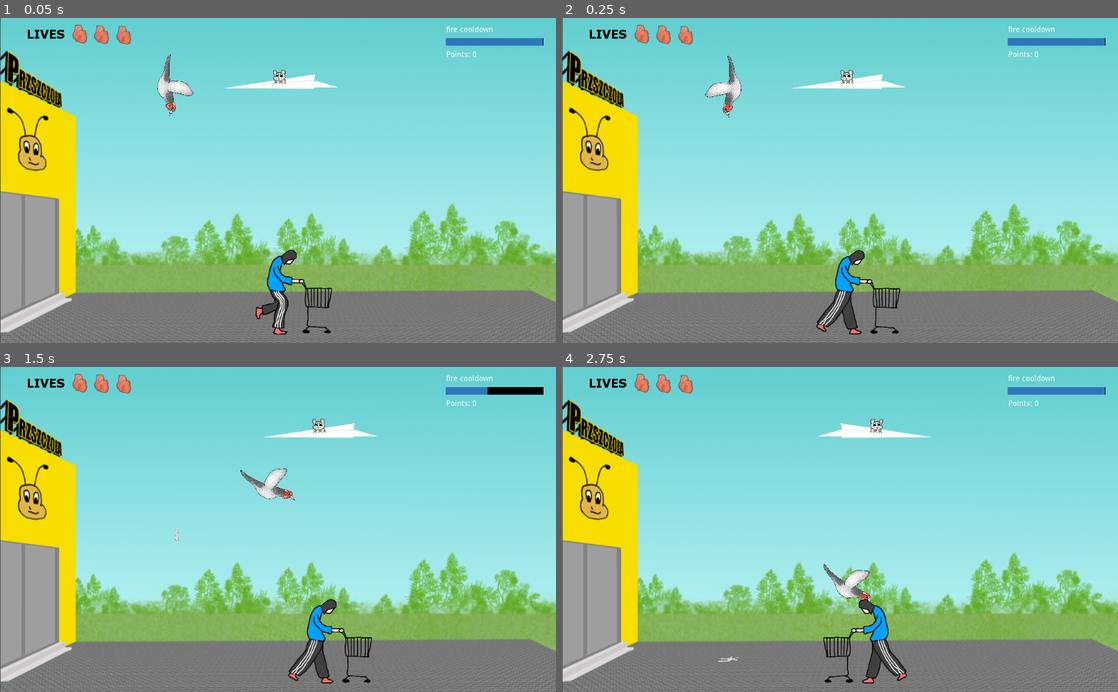
Above: before the commit, frames 1-4 (two rows, left to right).
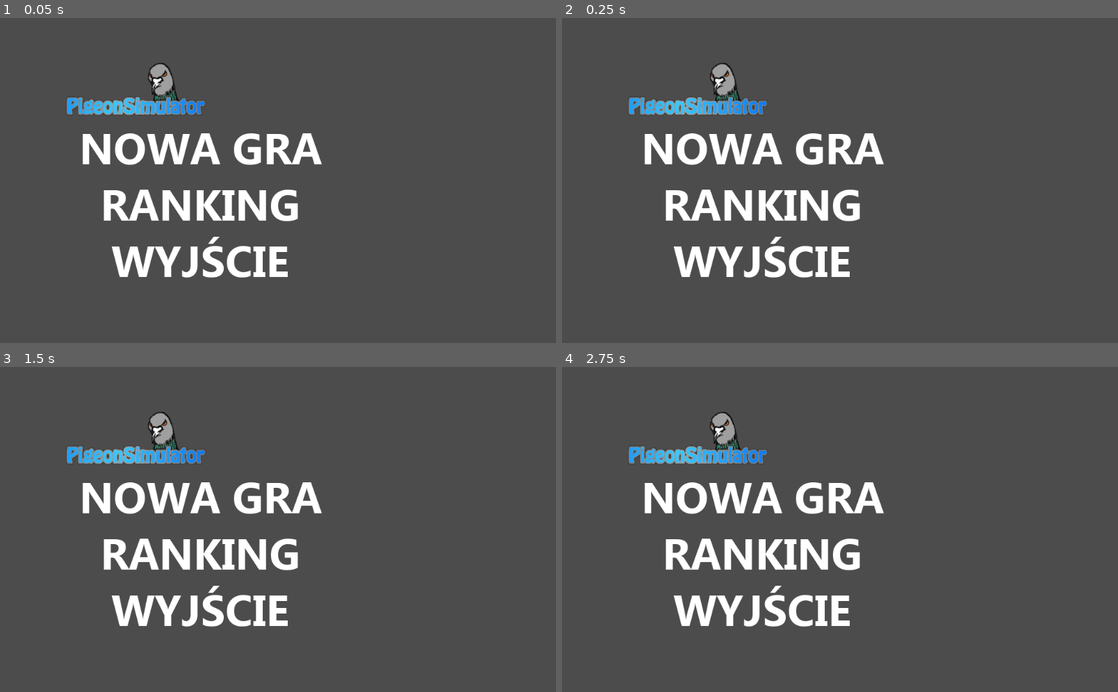
Above: after the commit, the same moments.

Repository: Ama94/PigeonSimulator
Game: Godot game, scene res://menu.tscn
Same seed, same stepped clock (60 frames per second), same inputs: the game is played once before the commit and once after it. Before the commit the project starts from res://main.tscn. The engine's default icon, where the game draws it, is replaced by a stand-in: a white triangle on a blue panel in a dark square.
Inputs (mouse positions are in pixels of both pictures, inside the frame that each line leads up to):
- Up to frame 1 (0.05 s): no input
- Up to frame 2 (0.25 s): no input
- Up to frame 3 (1.5 s): move the mouse to (400, 513) at 0.52 s; hold Right (ui_right) 0.53-1.28 s; click (400, 513) at 0.67 s; tap Space (ui_select) at 0.77 s; move the mouse to (166, 545) at 1.27 s; hold Left (ui_left) from 1.28 s (still down); click (166, 545) at 1.42 s
- Up to frame 4 (2.75 s): tap Space (ui_select) at 1.52 s; move the mouse to (895, 458) at 2.02 s; release Left (ui_left) at 2.03 s; hold Right (ui_right) from 2.03 s (still down); click (895, 458) at 2.17 s

The runs differ from the first frame. In frame 1, 99% of the frame differs, in the area x 0-100%, y 0-100%; in frame 2, 99%; in frame 3, 99%; in frame 4, 99%.

Commit message:
edit enemy

Diff:
--- a/Enemy.gd
+++ b/Enemy.gd
@@ -1,17 +1,19 @@
 extends Node2D
 
 var velocity = Vector2( 50.0 , 0.0 )
+var speed = 1.0
 
 func _ready():
-	self.position.x = 0.5 * get_viewport_rect().size.x;
+	self.position.x = 1.0 * get_viewport_rect().size.x;
 
 func _physics_process(delta):
-	self.position += velocity * delta
-
-	if(self.position.x < 0.4 * get_viewport_rect().size.x or self.position.x > 0.6 * get_viewport_rect().size.x ):
+	self.position += velocity * delta * speed
+	if(self.position.x < 0.1 * get_viewport_rect().size.x or self.position.x > 1.0 * get_viewport_rect().size.x):
+		if(speed < 15):
+			speed += 0.5
 		velocity *= -1
 		get_node("Sprite").set_flip_h(false)
-	if(self.position.x > 0.6 * get_viewport_rect().size.x ):
+	if(self.position.x > 1.0 * get_viewport_rect().size.x ):
 		get_node("Sprite").set_flip_h(true)
 
 func _on_Area2D_area_entered(area):
--- a/Hamster.gd
+++ b/Hamster.gd
@@ -1,18 +1,21 @@
 extends Node2D
 
 var velocity = Vector2( 50.0 , 0.0 )
+var speed = 1.0
 
 func _ready():
-	self.position.x = 0.5 * get_viewport_rect().size.x;
+	self.position.x = 0.7 * get_viewport_rect().size.x;
+	velocity *= -1
 
 func _physics_process(delta):
-	self.position += velocity * delta
-
-	if(self.position.x < 0.2 * get_viewport_rect().size.x or self.position.x > 0.6 * get_viewport_rect().size.x ):
+	self.position += velocity * delta * speed
+	if(self.position.x < 0.1 * get_viewport_rect().size.x or self.position.x > 0.9 * get_viewport_rect().size.x ):
+		if(speed < 15):
+			speed += 0.8
 		velocity *= -1
+		get_node("Sprite").set_flip_h(true)
+	if(self.position.x > 0.9 * get_viewport_rect().size.x ):
 		get_node("Sprite").set_flip_h(false)
-	if(self.position.x > 0.6 * get_viewport_rect().size.x ):
-		get_node("Sprite").set_flip_h(true)
 
 
 func _on_Area2D_body_entered(body):
--- a/Hamster.tscn
+++ b/Hamster.tscn
@@ -5,13 +5,13 @@
 
 [sub_resource type="CapsuleShape2D" id=1]
 radius = 39.9324
-height = 689.421
+height = 333.469
 
 [node name="Hamster" type="Node2D"]
 script = ExtResource( 1 )
 
 [node name="Sprite" type="Sprite" parent="."]
-scale = Vector2( 0.3, 0.3 )
+scale = Vector2( 0.2, 0.2 )
 texture = ExtResource( 2 )
 
 [node name="Area2D" type="Area2D" parent="."]
--- a/Player.gd
+++ b/Player.gd
@@ -74,5 +74,6 @@
 	new_bullet.rotation = orientation
 	new_bullet.velocity.y = 40
 	$"../bullets".add_child(new_bullet)
+
 func _draw():
 	draw_line(Vector2(), velocity *1, Color(1,1,1),3)
--- a/main.tscn
+++ b/main.tscn
@@ -56,10 +56,10 @@
 text = "fire cooldown"
 
 [node name="Points" type="Label" parent="GUI"]
-margin_left = 822.0
-margin_top = 61.0
-margin_right = 993.0
-margin_bottom = 83.0
+margin_left = 258.0
+margin_top = 22.0
+margin_right = 429.0
+margin_bottom = 44.0
 text = "Points: 0"
 
 [node name="life" type="Sprite" parent="GUI"]
@@ -78,7 +78,7 @@
 texture = ExtResource( 4 )
 
 [node name="lives" type="Sprite" parent="GUI"]
-position = Vector2( 85.3186, 28.8089 )
+position = Vector2( 84.3186, 28.8089 )
 scale = Vector2( 0.756233, 0.778393 )
 texture = ExtResource( 5 )
 
@@ -103,4 +103,4 @@
 shape = SubResource( 3 )
 
 [node name="Hamster" parent="." instance=ExtResource( 6 )]
-position = Vector2( -141, 124 )
+position = Vector2( -71, 121 )
--- a/project.godot
+++ b/project.godot
@@ -16,7 +16,7 @@
 [application]
 
 config/name="PigeonSimulator"
-run/main_scene="res://main.tscn"
+run/main_scene="res://menu.tscn"
 config/icon="res://icon.png"
 
 [autoload]
